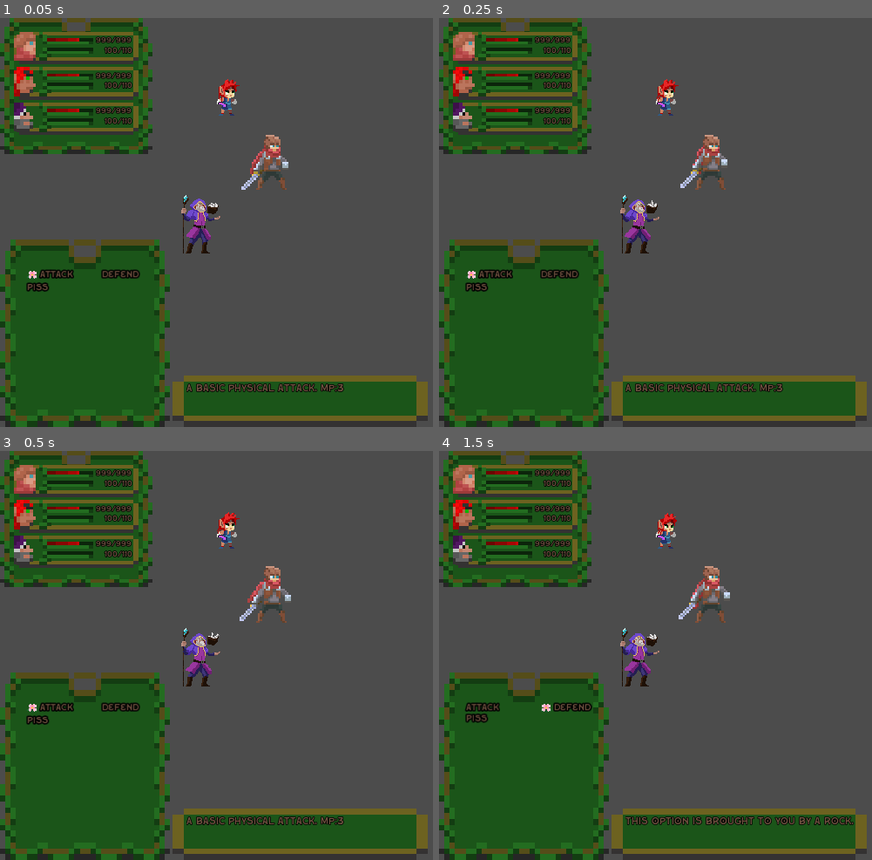
Above: before the commit, frames 1-4 (two rows, left to right).
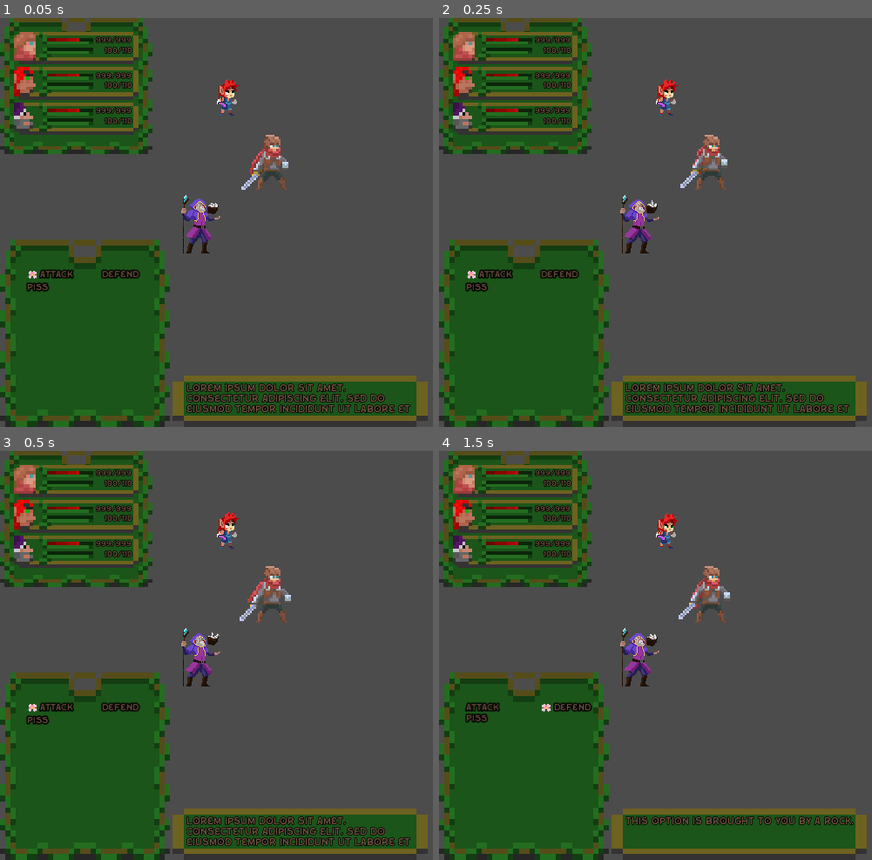
Above: after the commit, the same moments.

Repository: Vodyanik-monkas/Turn-Based-Prototype
Game: Godot game, scene res://Main.tscn
Two runs of this game, one before a commit and one after it. Both use one fixed random seed, a clock stepped at 60 frames per second and the inputs below. The project has no main scene, so this scene is started directly.
Inputs:
- Up to frame 1 (0.05 s): no input
- Up to frame 2 (0.25 s): no input
- Up to frame 3 (0.5 s): no input
- Up to frame 4 (1.5 s): tap Enter (ui_accept) at 0.5, 0.6, 0.77, 1.07, 1.35 s; hold Right (ui_right) 0.53-1.28 s; hold Down (ui_down) from 1.28 s (still down)

The runs differ from the first frame. In frame 1, 2.1% of the frame differs, in the area x 43-95%, y 89-97%; in frame 2, 2.1%; in frame 3, 2.1%; in frame 4, nothing differs.

Commit message:
Connected HUD and Player objects through Main

Diff:
--- a/Actors/Actor.gd
+++ b/Actors/Actor.gd
@@ -31,6 +31,9 @@
 func get_skillset():
 	return $Skills
 
+func get_stats():
+	return $Stats
+
 func _on_Actor_animation_finished():
 	animation = "idle"
 
--- a/Actors/Player/Player.gd
+++ b/Actors/Player/Player.gd
@@ -10,20 +10,34 @@
 	return active_character.get_skillset()
 
 func set_new_active_character(next_character):
-	active_character = $Party.next_character
+	active_character = $Party.get_child(next_character)
 
+# Sets physical positions of party members on game scene
 func set_party_positions():
 	# Setting a few usable variables
-	var character_spacing_x = 150/$Party.get_child_count()
+	var character_spacing_x = 150 / get_party_size()
 	var character_spacing_y = 200
 	var base_y = 100
 	var base_x = 400
 	var position0_y = 200
 
 	# Setting x and y position of each character in party
-	for party_position in $Party.get_child_count():
+	for party_position in get_party_size():
 		$Party.get_child(party_position).position.x = base_x - character_spacing_x * party_position
 		if party_position == 0:
 			$Party.get_child(party_position).position.y = position0_y
 		else:
 			$Party.get_child(party_position).position.y = base_y + character_spacing_y * (party_position - 1)
+
+# Return character skillset
+func get_skillset():
+	return active_character.get_skillset()
+
+func get_health_and_mana(character_index):
+	return $Party.get_child(character_index).get_stats()
+
+func get_party_size():
+	return $Party.get_child_count()
+
+func change_health(amount):
+	active_character.change_health(amount)
--- a/Actors/Skills.gd
+++ b/Actors/Skills.gd
@@ -1,18 +1,30 @@
 extends Node
 
-var option_list = ["fight", "defend", "item", "switch", "run", "pass"]
+var option_list = {
+	attack = {
+		"tooltip": "A basic physical attack. MP:3"
+	},
+	defend = {
+		"tooltip": "This option is brought to you by a rock."
+	},
+	piss = {
+		"tooltip": "Only a natural response when considering getting your guts spilled across the pavement. MP: 100%"
+	}
+}
 
 var skills = {
 	attack = {
 		"base_damage": 1,
 		"damage_type": "physical",
-		"mana_cost": 3
+		"mana_cost": 0,
+		"tooltip": "A basic physical attack"
 	},
 
 	stronger_attack = {
 		"base_damage": 5,
 		"damage_type": "physical",
-		"mana_cost": 8
+		"mana_cost": 8,
+		"tooltip": "A strong physical attack"
 	}
 }
 
--- a/Main.gd
+++ b/Main.gd
@@ -1 +1,8 @@
 extends Node
+
+func _on_HUD_new_turn(turn):
+	var character_index = turn % $Player.get_party_size()
+
+	$Player.set_new_active_character(character_index)
+
+	$HUD.initialize_combat_dialogue_box($Player.get_skillset().option_list)
--- a/Main.tscn
+++ b/Main.tscn
@@ -1,12 +1,13 @@
 [gd_scene load_steps=4 format=2]
 
-[ext_resource path="res://UI/NewHUD.tscn" type="PackedScene" id=1]
+[ext_resource path="res://UI/HUD.tscn" type="PackedScene" id=1]
 [ext_resource path="res://Actors/Player/Player.tscn" type="PackedScene" id=2]
 [ext_resource path="res://Main.gd" type="Script" id=3]
 
 [node name="Main" type="Node"]
 script = ExtResource( 3 )
 
-[node name="NewHUD" parent="." instance=ExtResource( 1 )]
+[node name="HUD" parent="." instance=ExtResource( 1 )]
 
 [node name="Player" parent="." instance=ExtResource( 2 )]
+[connection signal="new_turn" from="HUD" to="." method="_on_HUD_new_turn"]
--- a/UI/Buttons/Action.gd
+++ b/UI/Buttons/Action.gd
@@ -1,16 +1,16 @@
 extends HBoxContainer
 
-var namaewa = "name"
+var id = "name"
 var active = false
 
 func _ready():
-	$Label.text = namaewa
+	$Label.text = id
 
-func active():
+func set_cursor_active():
 	active = true
 	$Selected.show()
 
-func inactive():
+func set_cursor_inactive():
 	active = false
 	$Selected.hide()
 
--- a/UI/Dialogue Box/NewCombatDialogueBox.gd
+++ b/UI/Dialogue Box/NewCombatDialogueBox.gd
@@ -1,23 +1,16 @@
 extends HBoxContainer
 
-var options = [
-	{
-		"id": "attack",
-		"tooltip": "A basic physical attack. MP:3"
-	},
-	{
-		"id": "defend",
-		"tooltip": "This option is brought to you by a rock."
-	},
-	{
-		"id": "piss",
-		"tooltip": "Only a natural response when considering getting your guts spilled across the pavement. MP: 100%"
-	}
-]
+signal set_active_option
 
-func _ready():
-	$ToolTipBox/MarginContainer/OptionMenu.initialize_option_menu(options)
+func initialize_combat_dialogue_box(options_list):
+	$ToolTipBox/MarginContainer/OptionMenu.initialize_option_menu(options_list)
 
+func move_cursor(direction_x, direction_y):
+	$ToolTipBox/MarginContainer/OptionMenu.move_cursor(direction_x, direction_y)
 
-func _on_OptionMenu_update_tooltip(index):
-	$ToolTip.set_tooltip(options[index]["tooltip"])
+func _on_OptionMenu_active_option(id):
+
+	emit_signal("set_active_option", id)
+
+func set_tooltip(tooltip):
+	$ToolTip.set_tooltip(tooltip)
--- a/UI/Dialogue Box/NewCombatDialogueBox.tscn
+++ b/UI/Dialogue Box/NewCombatDialogueBox.tscn
@@ -109,4 +109,5 @@
 __meta__ = {
 "_edit_use_anchors_": false
 }
-[connection signal="update_tooltip" from="ToolTipBox/MarginContainer/OptionMenu" to="." method="_on_OptionMenu_update_tooltip"]
+[connection signal="active_option" from="ToolTipBox/MarginContainer/OptionMenu" to="." method="_on_OptionMenu_active_option"]
+[connection signal="set_tooltip" from="ToolTipBox/MarginContainer/OptionMenu" to="." method="set_tooltip"]
--- a/UI/Dialogue Box/OptionMenu.gd
+++ b/UI/Dialogue Box/OptionMenu.gd
@@ -1,6 +1,7 @@
 extends HBoxContainer
 
-signal update_tooltip
+signal active_option
+signal set_tooltip
 
 export(PackedScene) var option_buttons
 
@@ -14,32 +15,17 @@
 
 func initialize_option_menu(character_options):
 	options = character_options
+	col_count = get_child_count()
 
-	# Populates instances from option list
-	# and sets an active option
+	if options.size() == 0:
+		options = ["NULL"]
+
 	draw_options()
-	get_option().active()
-
-func _unhandled_input(_event):
-
-	# Moves the cursor to highlight selected option
-	if Input.is_action_just_pressed("ui_up"):
-		move_cursor(0, -1)
-	if Input.is_action_just_pressed("ui_down"):
-		move_cursor(0, 1)
-	if Input.is_action_just_pressed("ui_left"):
-		move_cursor(-1, 0)
-	if Input.is_action_just_pressed("ui_right"):
-		move_cursor(1, 0)
-
-	# Communicate about selected option
-	if Input.is_action_just_pressed("ui_accept"):
-		select_option()
-
+	get_selected_option().set_cursor_active()
 
 # Changes which option is focused on
 func move_cursor(direction_x, direction_y):
-	get_option().inactive()
+	get_selected_option().set_cursor_inactive()
 
 	cursor_position_x += direction_x
 	cursor_position_y += direction_y
@@ -48,33 +34,36 @@
 	cursor_position_x = clamp(cursor_position_x, 0, col_count - 1)
 	cursor_position_y = clamp(cursor_position_y, 0, get_options_in_column())
 
-	emit_signal("update_tooltip", get_index())
+	emit_signal("active_option", get_selected_option().id)
+	emit_signal("set_tooltip", get_action_tooltip())
 
-	get_option().active()
+	get_selected_option().set_cursor_active()
 
 # Instances options and places them
 func draw_options():
-	for index in range(0, options.size()):
+	reset_cursor_position()
+	var index = 0
+	for option in options:
 		var action = option_buttons.instance()
-		action.namaewa = options[index]["id"]
+		action.id = option
 
-		if index % col_count == 0:
-			$Column1.add_child(action)
-		else:
-			$Column2.add_child(action)
+		get_child(index % col_count).add_child(action)
 
-	emit_signal("update_tooltip", get_index())
+		index += 1
+
+	emit_signal("active_option", get_selected_option().id)
 
 # Gets option cursor is currently on
-func get_option():
+func get_selected_option():
 	return get_child(cursor_position_x).get_child(cursor_position_y)
 
 # Returns the number of rows in current cursors column
 func get_options_in_column():
 	return get_child(cursor_position_x).get_child_count() - 1
 
-func select_option():
-	pass
+func reset_cursor_position():
+	cursor_position_x = 0
+	cursor_position_y = 0
 
-func get_index():
-	return cursor_position_x + cursor_position_y * 2
+func get_action_tooltip():
+	return options[get_selected_option().id]["tooltip"]
--- a/UI/HUD.gd
+++ b/UI/HUD.gd
@@ -1,13 +1,30 @@
 extends Control
 
-signal actor_attack
+signal new_turn
 
-func update_health_bar():
+var active_option = "empty"
+var turn = 0
+
+func _ready():
+	emit_signal("new_turn", turn)
+
+func set_character_health(character_index, current_health, max_health):
 	pass
 
-func _on_CombatDialogueBox_attack():
-	emit_signal("actor_attack")
+func set_character_mana(character_index, current_mana, max_mana):
+	pass
 
+func set_character_portrait(character_index):
+	pass
 
-func _on_Player_set_mana(current_mana, maximum_mana):
-	$MarginContainer/VBoxContainer/Status/ResourceBars/ManaBar.update_visuals(current_mana, maximum_mana)
+func initialize_combat_dialogue_box(options_list):
+	$MarginContainer/VBoxContainer/CombatDialogueBox.initialize_combat_dialogue_box(options_list)
+
+func _on_PlayerChoice_move_cursor(direction_x, direction_y):
+	$MarginContainer/VBoxContainer/CombatDialogueBox.move_cursor(direction_x, direction_y)
+
+func _on_CombatDialogueBox_set_active_option(id):
+	active_option = id
+
+func _on_PlayerChoice_option_selected():
+	pass # Replace with function body.
--- a/UI/HUD.tscn
+++ b/UI/HUD.tscn
@@ -1,70 +1,106 @@
-[gd_scene load_steps=6 format=2]
+[gd_scene load_steps=15 format=2]
 
-[ext_resource path="res://UI/ResourceBars/ManaBar.tscn" type="PackedScene" id=1]
-[ext_resource path="res://UI/ResourceBars/HealthBar.tscn" type="PackedScene" id=2]
-[ext_resource path="res://icon.png" type="Texture" id=3]
-[ext_resource path="res://UI/HUD.gd" type="Script" id=4]
-[ext_resource path="res://UI/Dialogue Box/CombatDialogueBox.tscn" type="PackedScene" id=5]
+[ext_resource path="res://Assets/UI/CharacterPortraits/NoblePortrait.png" type="Texture" id=1]
+[ext_resource path="res://UI/Dialogue Box/NewCombatDialogueBox.tscn" type="PackedScene" id=2]
+[ext_resource path="res://Assets/UI/BigPanel.png" type="Texture" id=3]
+[ext_resource path="res://UI/Panels/CharacterPanel.tscn" type="PackedScene" id=4]
+[ext_resource path="res://Assets/UI/CharacterPortraits/ThiefPortrait.png" type="Texture" id=5]
+[ext_resource path="res://Assets/UI/CharacterPortraits/WizardPortrait.png" type="Texture" id=6]
+[ext_resource path="res://UI/HUD.gd" type="Script" id=7]
+[ext_resource path="res://StateMachine/StateMachine.gd" type="Script" id=8]
+[ext_resource path="res://UI/UIfsm/PopulateMenu.gd" type="Script" id=9]
+[ext_resource path="res://UI/UIfsm/OpenSkills.gd" type="Script" id=10]
+[ext_resource path="res://UI/UIfsm/OpenInventory.gd" type="Script" id=11]
+[ext_resource path="res://UI/UIfsm/SelectTarget.gd" type="Script" id=12]
+[ext_resource path="res://UI/UIfsm/CommitAction.gd" type="Script" id=13]
+[ext_resource path="res://UI/UIfsm/NextTurn.gd" type="Script" id=14]
 
 [node name="HUD" type="Control"]
 anchor_right = 1.0
 anchor_bottom = 1.0
-script = ExtResource( 4 )
+script = ExtResource( 7 )
 __meta__ = {
 "_edit_use_anchors_": false
 }
 
 [node name="MarginContainer" type="MarginContainer" parent="."]
-anchor_right = 1.0
+anchor_right = 0.422
 anchor_bottom = 1.0
-custom_constants/margin_right = 32
-custom_constants/margin_top = 32
-custom_constants/margin_left = 32
-custom_constants/margin_bottom = 32
+margin_right = 195.872
 __meta__ = {
 "_edit_use_anchors_": false
 }
 
 [node name="VBoxContainer" type="VBoxContainer" parent="MarginContainer"]
-margin_left = 32.0
-margin_top = 32.0
-margin_right = 992.0
-margin_bottom = 568.0
+margin_right = 628.0
+margin_bottom = 600.0
 
-[node name="Status" type="HBoxContainer" parent="MarginContainer/VBoxContainer"]
-margin_right = 960.0
-margin_bottom = 68.0
-size_flags_vertical = 0
-
-[node name="ResourceBars" type="VBoxContainer" parent="MarginContainer/VBoxContainer/Status"]
-margin_right = 464.0
-margin_bottom = 68.0
-size_flags_horizontal = 2
-size_flags_vertical = 2
-
-[node name="HealthBar" parent="MarginContainer/VBoxContainer/Status/ResourceBars" instance=ExtResource( 2 )]
-margin_right = 464.0
-margin_bottom = 32.0
-
-[node name="ManaBar" parent="MarginContainer/VBoxContainer/Status/ResourceBars" instance=ExtResource( 1 )]
-margin_top = 36.0
-margin_bottom = 68.0
-
-[node name="TextureRect" type="TextureRect" parent="MarginContainer/VBoxContainer/Status"]
-margin_left = 896.0
-margin_right = 960.0
-margin_bottom = 64.0
-size_flags_horizontal = 10
+[node name="NinePatchRect" type="NinePatchRect" parent="MarginContainer/VBoxContainer"]
+margin_right = 224.0
+margin_bottom = 200.0
+rect_min_size = Vector2( 224, 200 )
+size_flags_horizontal = 0
 size_flags_vertical = 2
 texture = ExtResource( 3 )
 
-[node name="CombatDialogueBox" parent="." instance=ExtResource( 5 )]
-anchor_left = 0.5
-anchor_top = 1.0
-anchor_right = 0.5
+[node name="MarginContainer" type="MarginContainer" parent="MarginContainer/VBoxContainer/NinePatchRect"]
+anchor_right = 1.0
 anchor_bottom = 1.0
-margin_left = -388.0
-margin_top = -227.0
-margin_right = 388.0
-margin_bottom = 0.0
-[connection signal="attack" from="CombatDialogueBox" to="." method="_on_CombatDialogueBox_attack"]
+custom_constants/margin_right = 20
+custom_constants/margin_top = 20
+custom_constants/margin_left = 20
+custom_constants/margin_bottom = 20
+__meta__ = {
+"_edit_use_anchors_": false
+}
+
+[node name="VBoxContainer" type="VBoxContainer" parent="MarginContainer/VBoxContainer/NinePatchRect/MarginContainer"]
+margin_left = 20.0
+margin_top = 20.0
+margin_right = 204.0
+margin_bottom = 180.0
+__meta__ = {
+"_edit_use_anchors_": false
+}
+
+[node name="CharacterPanel3" parent="MarginContainer/VBoxContainer/NinePatchRect/MarginContainer/VBoxContainer" instance=ExtResource( 4 )]
+portrait = ExtResource( 1 )
+
+[node name="CharacterPanel" parent="MarginContainer/VBoxContainer/NinePatchRect/MarginContainer/VBoxContainer" instance=ExtResource( 4 )]
+margin_top = 52.0
+margin_bottom = 100.0
+portrait = ExtResource( 5 )
+
+[node name="CharacterPanel2" parent="MarginContainer/VBoxContainer/NinePatchRect/MarginContainer/VBoxContainer" instance=ExtResource( 4 )]
+margin_top = 104.0
+margin_bottom = 152.0
+portrait = ExtResource( 6 )
+
+[node name="CombatDialogueBox" parent="MarginContainer/VBoxContainer" instance=ExtResource( 2 )]
+margin_top = 325.0
+margin_right = 628.0
+margin_bottom = 600.0
+
+[node name="StateMachine" type="Node" parent="."]
+script = ExtResource( 8 )
+
+[node name="PlayerChoice" type="Node" parent="StateMachine"]
+script = ExtResource( 9 )
+
+[node name="OpenSkills" type="Node" parent="StateMachine"]
+script = ExtResource( 10 )
+
+[node name="OpenInventory" type="Node" parent="StateMachine"]
+script = ExtResource( 11 )
+
+[node name="SelectTarget" type="Node" parent="StateMachine"]
+script = ExtResource( 12 )
+
+[node name="CommitAction" type="Node" parent="StateMachine"]
+script = ExtResource( 13 )
+
+[node name="NextTurn" type="Node" parent="StateMachine"]
+script = ExtResource( 14 )
+[connection signal="set_active_option" from="MarginContainer/VBoxContainer/CombatDialogueBox" to="." method="_on_CombatDialogueBox_set_active_option"]
+[connection signal="move_cursor" from="StateMachine/PlayerChoice" to="." method="_on_PlayerChoice_move_cursor"]
+[connection signal="option_selected" from="StateMachine/PlayerChoice" to="." method="_on_PlayerChoice_option_selected"]
--- a/UI/NewHUD.tscn
+++ /dev/null
@@ -1,73 +0,0 @@
-[gd_scene load_steps=7 format=2]
-
-[ext_resource path="res://Assets/UI/CharacterPortraits/NoblePortrait.png" type="Texture" id=1]
-[ext_resource path="res://UI/Dialogue Box/NewCombatDialogueBox.tscn" type="PackedScene" id=2]
-[ext_resource path="res://Assets/UI/BigPanel.png" type="Texture" id=3]
-[ext_resource path="res://UI/Panels/CharacterPanel.tscn" type="PackedScene" id=4]
-[ext_resource path="res://Assets/UI/CharacterPortraits/ThiefPortrait.png" type="Texture" id=5]
-[ext_resource path="res://Assets/UI/CharacterPortraits/WizardPortrait.png" type="Texture" id=6]
-
-[node name="NewHUD" type="Control"]
-anchor_right = 1.0
-anchor_bottom = 1.0
-__meta__ = {
-"_edit_use_anchors_": false
-}
-
-[node name="MarginContainer" type="MarginContainer" parent="."]
-anchor_right = 0.422
-anchor_bottom = 1.0
-margin_right = 195.872
-__meta__ = {
-"_edit_use_anchors_": false
-}
-
-[node name="VBoxContainer" type="VBoxContainer" parent="MarginContainer"]
-margin_right = 628.0
-margin_bottom = 600.0
-
-[node name="NinePatchRect" type="NinePatchRect" parent="MarginContainer/VBoxContainer"]
-margin_right = 224.0
-margin_bottom = 200.0
-rect_min_size = Vector2( 224, 200 )
-size_flags_horizontal = 0
-size_flags_vertical = 2
-texture = ExtResource( 3 )
-
-[node name="MarginContainer" type="MarginContainer" parent="MarginContainer/VBoxContainer/NinePatchRect"]
-anchor_right = 1.0
-anchor_bottom = 1.0
-custom_constants/margin_right = 20
-custom_constants/margin_top = 20
-custom_constants/margin_left = 20
-custom_constants/margin_bottom = 20
-__meta__ = {
-"_edit_use_anchors_": false
-}
-
-[node name="VBoxContainer" type="VBoxContainer" parent="MarginContainer/VBoxContainer/NinePatchRect/MarginContainer"]
-margin_left = 20.0
-margin_top = 20.0
-margin_right = 204.0
-margin_bottom = 180.0
-__meta__ = {
-"_edit_use_anchors_": false
-}
-
-[node name="CharacterPanel3" parent="MarginContainer/VBoxContainer/NinePatchRect/MarginContainer/VBoxContainer" instance=ExtResource( 4 )]
-portrait = ExtResource( 1 )
-
-[node name="CharacterPanel" parent="MarginContainer/VBoxContainer/NinePatchRect/MarginContainer/VBoxContainer" instance=ExtResource( 4 )]
-margin_top = 52.0
-margin_bottom = 100.0
-portrait = ExtResource( 5 )
-
-[node name="CharacterPanel2" parent="MarginContainer/VBoxContainer/NinePatchRect/MarginContainer/VBoxContainer" instance=ExtResource( 4 )]
-margin_top = 104.0
-margin_bottom = 152.0
-portrait = ExtResource( 6 )
-
-[node name="NewCombatDialogueBox" parent="MarginContainer/VBoxContainer" instance=ExtResource( 2 )]
-margin_top = 325.0
-margin_right = 628.0
-margin_bottom = 600.0
--- /dev/null
+++ b/UI/UIfsm/CommitAction.gd
@@ -0,0 +1,9 @@
+extends Node
+
+var fsm: StateMachine
+
+func enter():
+	print("Hello from CommitAction")
+
+func exit(next_state):
+	fsm.change_to(next_state)
--- /dev/null
+++ b/UI/UIfsm/NextTurn.gd
@@ -0,0 +1,9 @@
+extends Node
+
+var fsm: StateMachine
+
+func enter():
+	print("Hello from NextTurn")
+
+func exit(next_state):
+	fsm.change_to(next_state)
--- /dev/null
+++ b/UI/UIfsm/OpenInventory.gd
@@ -0,0 +1,9 @@
+extends Node
+
+var fsm: StateMachine
+
+func enter():
+	print("Hello from OpenInventory")
+
+func exit(next_state):
+	fsm.change_to(next_state)
--- /dev/null
+++ b/UI/UIfsm/OpenSkills.gd
@@ -0,0 +1,13 @@
+extends Node
+
+signal ready_for_character_skills
+
+var fsm: StateMachine
+
+func enter():
+	print("Hello from OpenSkills")
+	emit_signal("ready_for_character_skills")
+	exit("PlayerChoice")
+
+func exit(next_state):
+	fsm.change_to(next_state)
--- /dev/null
+++ b/UI/UIfsm/PopulateMenu.gd
@@ -0,0 +1,28 @@
+extends Node
+
+signal move_cursor
+signal option_selected
+
+var fsm: StateMachine
+
+func enter():
+	print("Hello from PlayerChoice")
+
+func exit(next_state):
+	fsm.change_to(next_state)
+
+func unhandled_input(event):
+	if Input.is_action_just_pressed("ui_up"):
+		emit_signal("move_cursor", 0, -1)
+	if Input.is_action_just_pressed("ui_down"):
+		emit_signal("move_cursor", 0, 1)
+	if Input.is_action_just_pressed("ui_left"):
+		emit_signal("move_cursor", -1, 0)
+	if Input.is_action_just_pressed("ui_right"):
+		emit_signal("move_cursor", 1, 0)
+
+	if Input.is_action_just_pressed("ui_accept"):
+		emit_signal("option_selected")
+
+	if Input.is_action_just_pressed("ui_cancel"):
+		fsm.back()
--- /dev/null
+++ b/UI/UIfsm/SelectTarget.gd
@@ -0,0 +1,8 @@
+extends Node
+var fsm: StateMachine
+
+func enter():
+	print("Hello from SelectTarget")
+
+func exit(next_state):
+	fsm.change_to(next_state)
